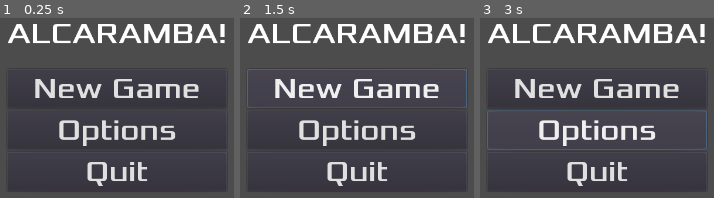
Above: before the commit, frames 1-3 (left to right).
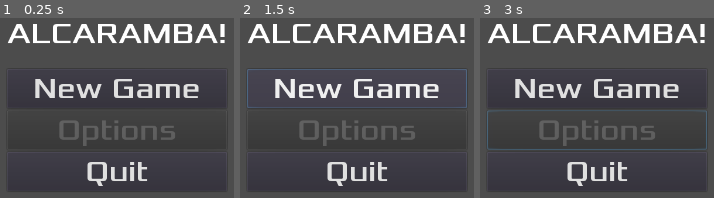
Above: after the commit, the same moments.

Repository: Structed/alcaramba
Game: Godot game, scene res://MainMenu/MainMenu.tscn
The game is run twice, just before and just after one commit, with the same random seed, the same clock (stepped at 60 frames per second) and the same inputs.
Inputs (mouse positions are in pixels of both pictures, inside the frame that each line leads up to):
- Up to frame 1 (0.25 s): no input
- Up to frame 2 (1.5 s): click "New Game" at 0.5 s; click "New Game" at 1.25 s
- Up to frame 3 (3 s): click "New Game" at 2 s; click (597, 129) at 2.75 s, where only the run before the commit has a clickable "Options"

The runs differ from the first frame. In frame 1, 2.6% of the frame differs, in the area x 25-75%, y 56-72%; in frame 2, 2.6%; in frame 3, 2.6%, in the area x 25-76%, y 56-72%.

Commit message:
Implemented button functionality
NewGame emits signal
Quit button quits the game
Options button has been disabled

Diff:
--- /dev/null
+++ b/src/alcaramba/MainMenu/MainMenu.gd
@@ -0,0 +1,21 @@
+extends MarginContainer
+
+signal new_game_clicked
+
+
+# Called when the node enters the scene tree for the first time.
+func _ready():
+	pass # Replace with function body.
+
+
+# Called every frame. 'delta' is the elapsed time since the previous frame.
+#func _process(delta):
+#	pass
+
+
+func _on_NewGame_pressed():
+	emit_signal("new_game_clicked")
+
+
+func _on_Quit_pressed():
+	get_tree().quit()
--- a/src/alcaramba/MainMenu/MainMenu.tscn
+++ b/src/alcaramba/MainMenu/MainMenu.tscn
@@ -1,14 +1,16 @@
-[gd_scene load_steps=2 format=2]
+[gd_scene load_steps=3 format=2]
 
 [ext_resource path="res://assets/fonts/XoloniumFont.tres" type="DynamicFont" id=1]
+[ext_resource path="res://MainMenu/MainMenu.gd" type="Script" id=2]
 
-[node name="MarginContainer" type="MarginContainer"]
+[node name="MainMenu" type="MarginContainer"]
 anchor_right = 1.0
 anchor_bottom = 1.0
 custom_constants/margin_right = 120
 custom_constants/margin_top = 80
 custom_constants/margin_left = 120
 custom_constants/margin_bottom = 80
+script = ExtResource( 2 )
 __meta__ = {
 "_edit_use_anchors_": false
 }
@@ -49,6 +51,7 @@
 margin_right = 375.0
 margin_bottom = 138.0
 custom_fonts/font = ExtResource( 1 )
+disabled = true
 text = "Options"
 
 [node name="Quit" type="Button" parent="HBoxContainer/VBoxContainer/MenuOptions"]
@@ -73,3 +76,6 @@
 bbcode_enabled = true
 bbcode_text = "adasda[b]Bold[/b]"
 text = "adasdaBold"
+
+[connection signal="pressed" from="HBoxContainer/VBoxContainer/MenuOptions/NewGame" to="." method="_on_NewGame_pressed"]
+[connection signal="pressed" from="HBoxContainer/VBoxContainer/MenuOptions/Quit" to="." method="_on_Quit_pressed"]
